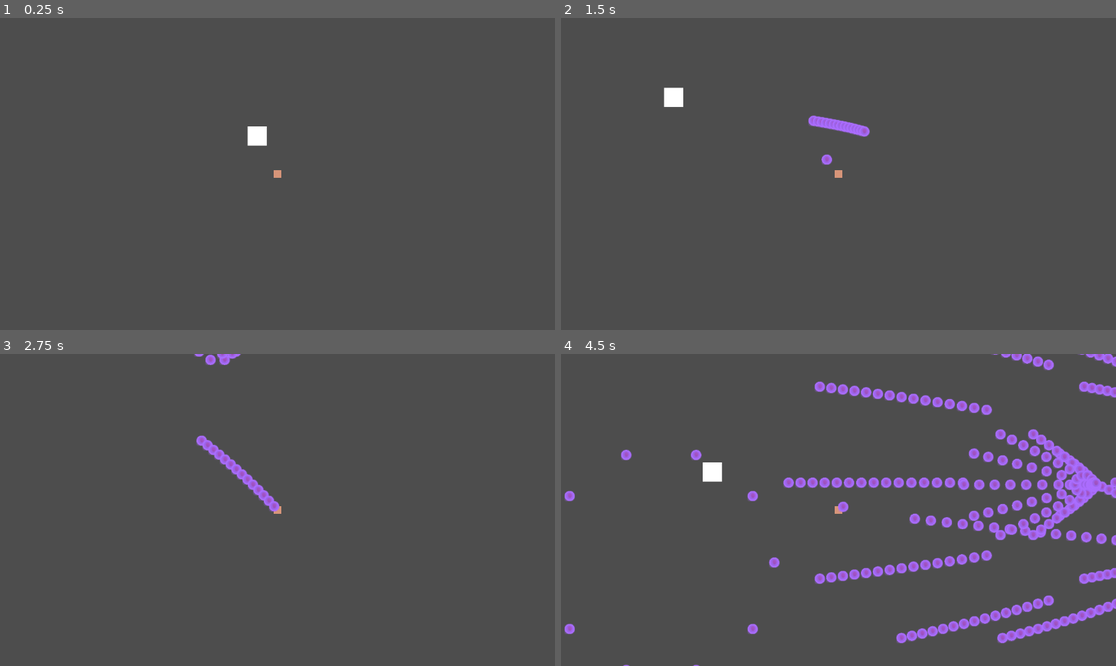
Above: before the commit, frames 1-4 (two rows, left to right).
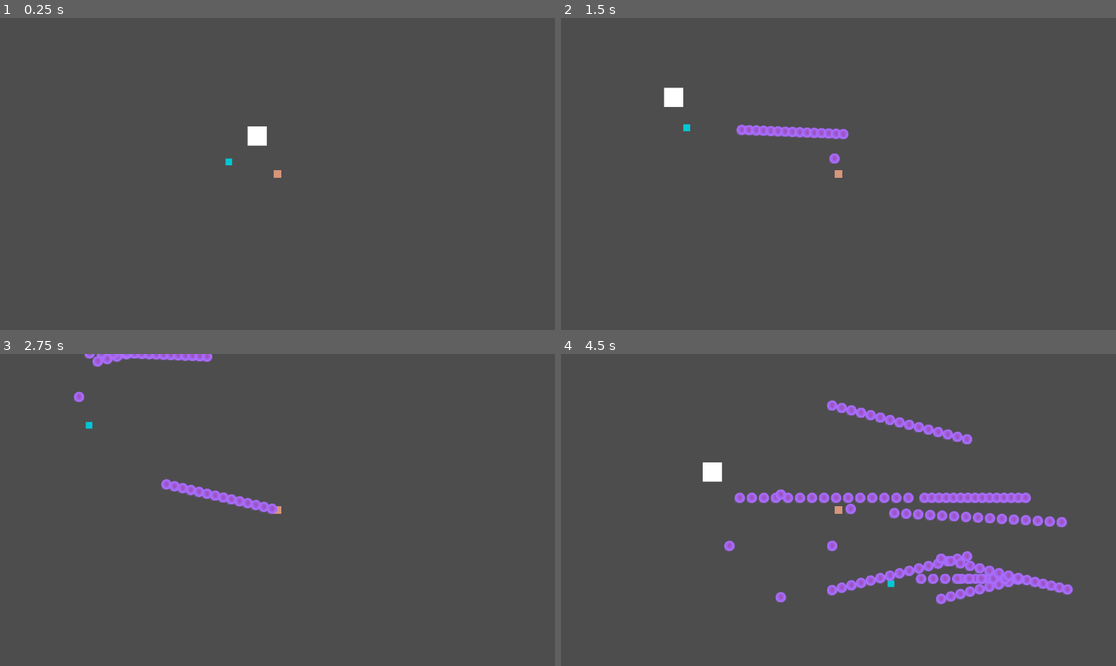
Above: after the commit, the same moments.

Repository: Simon014/PSLR2-Dungeon-Danmaku-Engine
Game: Godot game, scene res://RootScene.tscn
Same seed, same stepped clock (60 frames per second), same inputs: the game is played once before the commit and once after it.
Inputs (mouse positions are in pixels of both pictures, inside the frame that each line leads up to):
- Up to frame 1 (0.25 s): no input
- Up to frame 2 (1.5 s): tap Enter at 0.5 s; move the mouse to (960, 158) at 0.52 s; press the mouse at (960, 158) at 0.53 s; hold D (right) 0.53-1.28 s; move the mouse to (727, 189) at 1.27 s; release the mouse at (727, 189) at 1.28 s; hold S (down) from 1.28 s (still down); click (727, 189) at 1.35 s
- Up to frame 3 (2.75 s): move the mouse to (333, 441) at 2.02 s; release S (down) at 2.03 s; press the mouse at (333, 441) at 2.03 s; hold D (right) from 2.03 s (still down)
- Up to frame 4 (4.5 s): move the mouse to (810, 572) at 2.77 s; release D (right) at 2.78 s; release the mouse at (810, 572) at 2.78 s; hold W (up) 2.78-3.53 s; click (810, 572) at 2.85 s; move the mouse to (1005, 556) at 3.52 s; press the mouse at (1005, 556) at 3.53 s; hold A (left) from 3.53 s (still down); move the mouse to (672, 463) at 4.27 s; release the mouse at (672, 463) at 4.28 s; click (672, 463) at 4.35 s

The runs differ from the first frame. In frame 1, less than 0.1% of the frame differs, in the area x 40-42%, y 44-48%; in frame 2, 1.2%; in frame 3, 2.0%; in frame 4, 14%, in the area x 0-100%, y 0-100%.

Commit message:
Adding parter and corresponding corevars for parter
the parter has similar movement to the player, however focuses on dodging when in danger, then continues going to the player when not in immediate danger.

Diff:
--- /dev/null
+++ b/pslr-2-dungeon-danmaku-engine/DDEcore/core_partner_vars.gd
@@ -0,0 +1,14 @@
+extends Node
+
+#player variables. to be saved and loaded from a save file, and updated dynamically.
+# all player variables at that moment is written to and saved here.
+
+var Health = 100
+var SP = 100
+var SPmax = SP * 1.5
+var speed = 200
+var position
+#combat stats
+var attack = 1
+var defence = 1
+var attackspeed = 300
--- a/pslr-2-dungeon-danmaku-engine/DDEcore/core_player_vars.gd
+++ b/pslr-2-dungeon-danmaku-engine/DDEcore/core_player_vars.gd
@@ -5,10 +5,10 @@
 
 var Health = 100
 var SP = 100
-var SPmax = SP * 1.55
+var SPmax = SP * 1.5
 var speed = 400
 var position
 #combat stats
 var attack = 1
 var defence = 1
-var attackspeed = 300
+var attackspeed = 100
--- a/pslr-2-dungeon-danmaku-engine/Entities/bullets/normal/Bullet.tscn
+++ b/pslr-2-dungeon-danmaku-engine/Entities/bullets/normal/Bullet.tscn
@@ -6,7 +6,7 @@
 [sub_resource type="CircleShape2D" id="CircleShape2D_y3fcc"]
 
 [node name="Bullet" type="CharacterBody2D" unique_id=625293210]
-collision_layer = 0
+collision_layer = 8
 collision_mask = 0
 script = ExtResource("1_xny30")
 
--- a/pslr-2-dungeon-danmaku-engine/Entities/bullets/normal/bullet.gd
+++ b/pslr-2-dungeon-danmaku-engine/Entities/bullets/normal/bullet.gd
@@ -1,20 +1,23 @@
 extends CharacterBody2D
 
-var damage
-var speed
+var damage = 10
+var speed = 100
 var direction
 var TTL = 5
-var friction = 0.5
+var friction = 0
+var acceleration = 0
 
 
 
 func _ready() -> void:
+	name = "Bullet"
 	velocity = direction * speed
 	$TTL.wait_time = TTL
 	$TTL.start()
 
 func _process(delta: float) -> void:
 	velocity -= velocity * friction * 0.01
+	velocity += direction * acceleration
 	move_and_slide()
 
 
--- a/pslr-2-dungeon-danmaku-engine/Entities/bullets/split/Bullet.tscn
+++ b/pslr-2-dungeon-danmaku-engine/Entities/bullets/split/Bullet.tscn
@@ -5,8 +5,8 @@
 
 [sub_resource type="CircleShape2D" id="CircleShape2D_y3fcc"]
 
-[node name="split bullet" type="CharacterBody2D" unique_id=625293210]
-collision_layer = 0
+[node name="Bullet" type="CharacterBody2D" unique_id=625293210]
+collision_layer = 8
 collision_mask = 0
 script = ExtResource("1_p7bxx")
 
--- a/pslr-2-dungeon-danmaku-engine/Entities/bullets/split/split_bullet.gd
+++ b/pslr-2-dungeon-danmaku-engine/Entities/bullets/split/split_bullet.gd
@@ -3,33 +3,38 @@
 var damage
 var speed
 var direction
-var TTL = 2
-var friction = 0.5
-var split = 10
+var TTL = 5
+var friction = 0
+var acceleration = 0
+
+#special configurations for this bullet
+var split = 4
+"""
+TODO : ONCE ALL OTHER BULLETS ARE DONE, INCLUDING LAZERS, GO BACK AND MODIFY
+THIS TO TAKE AN ARRAY, basically a "make this bullet, with this configuration"
+"""
+#if the split bullet is unset, then it will summon a default normal bullet.
 
 
 
 func _ready() -> void:
+	name = "Bullet"
 	velocity = direction * speed
 	$TTL.wait_time = TTL
 	$TTL.start()
 
 func _process(delta: float) -> void:
 	velocity -= velocity * friction * 0.01
+	velocity += direction * acceleration
 	move_and_slide()
 
 
 func _on_ttl_timeout() -> void:
 	var anglechange = 360 / split
 	var currentangle = 0
-	print(anglechange)
 	for i in range(split):
 		var bullet = load("res://Entities/bullets/normal/Bullet.tscn").instantiate()
-		bullet.speed = speed
-		bullet.TTL = 2
 		bullet.direction = Vector2.from_angle(deg_to_rad(currentangle))
-		bullet.damage = damage
-		bullet.friction = 1
 		bullet.position = position
 		get_parent().add_child(bullet)
 		currentangle += anglechange
--- /dev/null
+++ b/pslr-2-dungeon-danmaku-engine/Entities/partner/Partner.tscn
@@ -0,0 +1,42 @@
+[gd_scene format=3 uid="uid://dmcsko740rpui"]
+
+[ext_resource type="Script" uid="uid://i8ef5tbosjct" path="res://Entities/partner/PartnerController.gd" id="1_v2yy7"]
+
+[sub_resource type="CircleShape2D" id="CircleShape2D_lu2sr"]
+radius = 5.0
+
+[sub_resource type="CircleShape2D" id="CircleShape2D_v2yy7"]
+radius = 33.0
+
+[node name="Partner" type="CharacterBody2D" unique_id=617075088]
+collision_layer = 0
+script = ExtResource("1_v2yy7")
+
+[node name="ColorRect" type="ColorRect" parent="." unique_id=1555643880]
+offset_left = -7.0
+offset_top = -7.0
+offset_right = 7.0
+offset_bottom = 7.0
+color = Color(0, 0.77452236, 0.8364265, 1)
+
+[node name="CollisionShape2D" type="CollisionShape2D" parent="." unique_id=797326791]
+shape = SubResource("CircleShape2D_lu2sr")
+
+[node name="ATKCD" type="Timer" parent="." unique_id=741478550]
+wait_time = 0.05
+autostart = true
+
+[node name="DetectionArea" type="Area2D" parent="." unique_id=407124321]
+collision_layer = 8
+collision_mask = 8
+
+[node name="CollisionShape2D" type="CollisionShape2D" parent="DetectionArea" unique_id=1959405446]
+shape = SubResource("CircleShape2D_v2yy7")
+
+[node name="Dodge" type="Timer" parent="." unique_id=1984128201]
+wait_time = 0.05
+autostart = true
+
+[connection signal="area_entered" from="DetectionArea" to="." method="_on_detection_area_area_entered"]
+[connection signal="body_entered" from="DetectionArea" to="." method="_on_detection_area_body_entered"]
+[connection signal="timeout" from="Dodge" to="." method="_on_dodge_timeout"]
--- /dev/null
+++ b/pslr-2-dungeon-danmaku-engine/Entities/partner/PartnerController.gd
@@ -0,0 +1,32 @@
+extends CharacterBody2D
+
+var movementvector
+
+func attack():
+	var bullet = load("res://Entities/bullets/split/Bullet.tscn").instantiate()
+	bullet.speed = corePlayerVars.attackspeed
+	bullet.damage = corePlayerVars.attack * 10
+	bullet.direction = position.direction_to(get_global_mouse_position())
+	bullet.position = position
+	get_parent().add_child(bullet)
+	pass
+
+func _process(delta: float) -> void:
+	move_and_slide()
+	corePartnerVars.position = position
+
+func _on_dodge_timeout() -> void:
+	movementvector = Vector2.ZERO
+	if (not $DetectionArea.has_overlapping_bodies() and position.distance_to(corePlayerVars.position) > 300):
+		movementvector = position.direction_to(corePlayerVars.position)
+	else:
+		pass
+	for i in $DetectionArea.get_overlapping_bodies():
+		if (i.name.contains("Bullet")):
+			if position.distance_to(i.position) < 10:
+				queue_free()
+			elif position.distance_to(i.position) < 20:
+				movementvector -= position.direction_to(i.position) * 0.1/position.distance_to(i.position)
+	movementvector = movementvector.normalized()
+	velocity = movementvector.normalized() * corePartnerVars.speed
+	pass # Replace with function body.
--- a/pslr-2-dungeon-danmaku-engine/Entities/player/PlayerController.gd
+++ b/pslr-2-dungeon-danmaku-engine/Entities/player/PlayerController.gd
@@ -4,6 +4,8 @@
 	var bullet = load("res://Entities/bullets/split/Bullet.tscn").instantiate()
 	bullet.speed = corePlayerVars.attackspeed
 	bullet.damage = corePlayerVars.attack * 10
+	bullet.split = 4
+	bullet.TTL = 2
 	bullet.direction = position.direction_to(get_global_mouse_position())
 	bullet.position = position
 	get_parent().add_child(bullet)
--- a/pslr-2-dungeon-danmaku-engine/RootScene.tscn
+++ b/pslr-2-dungeon-danmaku-engine/RootScene.tscn
@@ -2,11 +2,12 @@
 
 [ext_resource type="Script" uid="uid://qpp2q3t74mg3" path="res://debug.gd" id="1_03604"]
 [ext_resource type="PackedScene" uid="uid://cgtr8wu6fmp36" path="res://Entities/player/Player.tscn" id="1_vw6t8"]
+[ext_resource type="PackedScene" uid="uid://dmcsko740rpui" path="res://Entities/partner/Partner.tscn" id="3_y8vh0"]
 
 [node name="RootScene" type="Node2D" unique_id=534867270]
 script = ExtResource("1_03604")
 
-[node name="CharacterBody2D" parent="." unique_id=217802643 instance=ExtResource("1_vw6t8")]
+[node name="Player" parent="." unique_id=217802643 instance=ExtResource("1_vw6t8")]
 position = Vector2(569, 254)
 
 [node name="ColorRect" type="ColorRect" parent="." unique_id=879963102]
@@ -14,3 +15,6 @@
 offset_top = 154.89897
 offset_right = 546.96875
 offset_bottom = 194.89897
+
+[node name="Partner" parent="." unique_id=617075088 instance=ExtResource("3_y8vh0")]
+position = Vector2(468, 229)
--- a/pslr-2-dungeon-danmaku-engine/debug.gd
+++ b/pslr-2-dungeon-danmaku-engine/debug.gd
@@ -1,4 +1,5 @@
 extends Node2D
 
 func _process(delta: float) -> void:
-	print(len(get_children()))
+	print(corePlayerVars.position)
+	pass
--- a/pslr-2-dungeon-danmaku-engine/project.godot
+++ b/pslr-2-dungeon-danmaku-engine/project.godot
@@ -18,6 +18,7 @@
 [autoload]
 
 corePlayerVars="*uid://byhtsmq4va0oo"
+corePartnerVars="*uid://dp50cooxrwpwk"
 
 [input]
 
Not shown, added: pslr-2-dungeon-danmaku-engine/DDEcore/core_partner_vars.gd.uid
Not shown, added: pslr-2-dungeon-danmaku-engine/Entities/partner/PartnerController.gd.uid
Not shown, added: pslr-2-dungeon-danmaku-engine/Entities/partner/Partner.tscn3049549737.tmp
Not shown, added: pslr-2-dungeon-danmaku-engine/Entities/partner/Partner.tscn3054745711.tmp
Not shown, added: pslr-2-dungeon-danmaku-engine/Entities/player/Player.tscn5368185042.tmp
Not shown, added: pslr-2-dungeon-danmaku-engine/RootScene.tscn6573340467.tmp
Not shown, added: pslr-2-dungeon-danmaku-engine/RootScene.tscn6742320322.tmp
